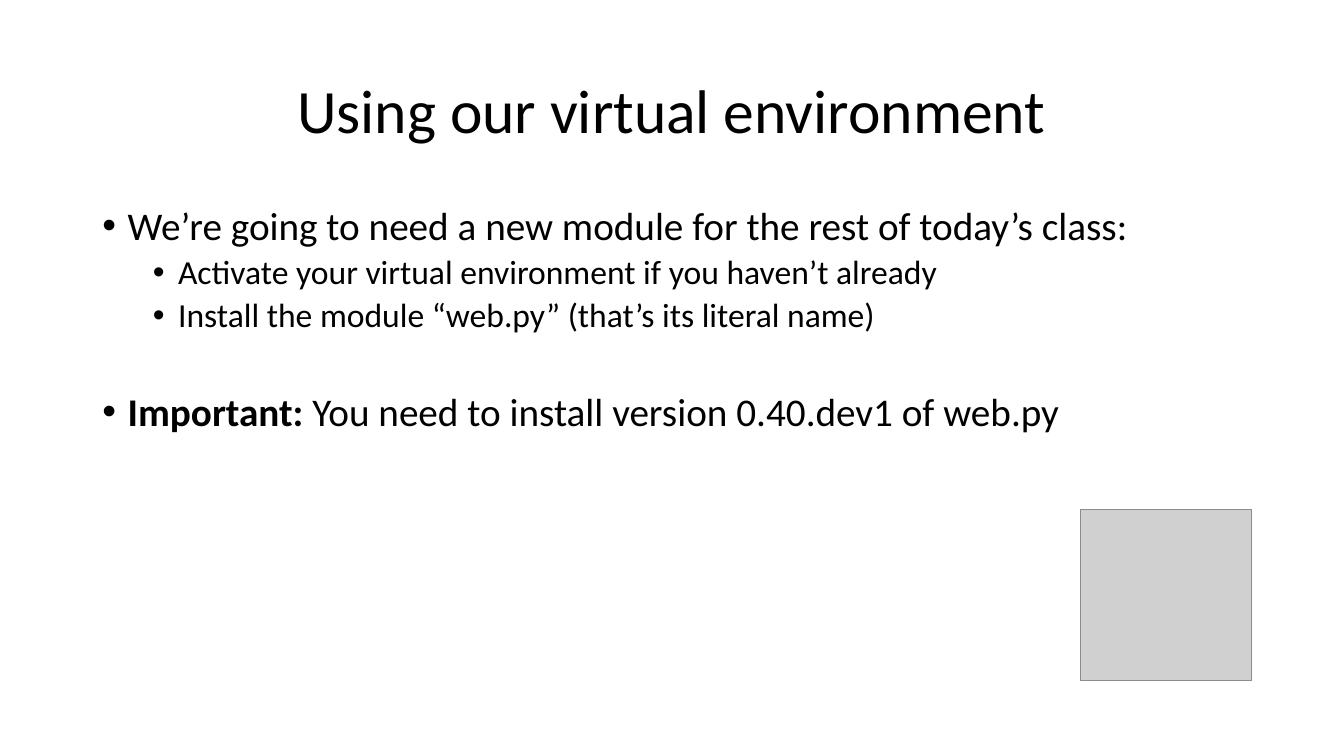
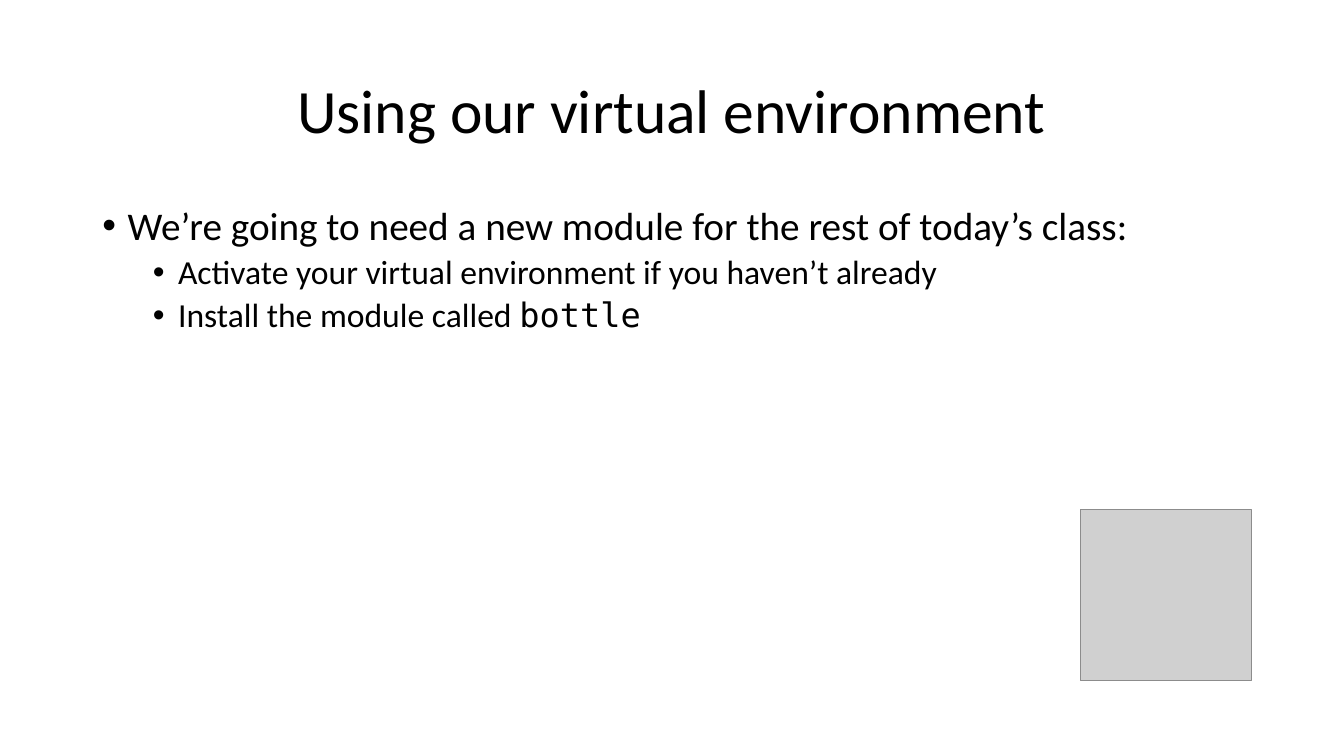
Before and after one commit to wilkotom/python_examples, a slide deck: slide 7 of Python Level 2/Lesson 6/Session 6.pptx. Drawn at 1344x756 pixels with LibreOffice and Linux fonts; fonts in the diff are those of the drawing; grey boxes stand for pictures. Boxes give left, top, right and bottom in pixels: in the first picture for what was removed or moved away, otherwise in the second. Text is boxed around its words. In the diff, an @@ line names an element or a change of style, - is before the commit and + after.

```diff
--- a/Python Level 2/Lesson 6/Session 6.pptx
+++ b/Python Level 2/Lesson 6/Session 6.pptx
@@ text at <box>178,301,640,328</box>: text changed; size 28 to 24 pt @@
-  • Install the module “web.py” (that’s its literal name)
-• Important: You need to install version 0.40.dev1 of web.py
+  • Install the module called bottle
```
Also in this commit, not shown: 4 other slides changed.
